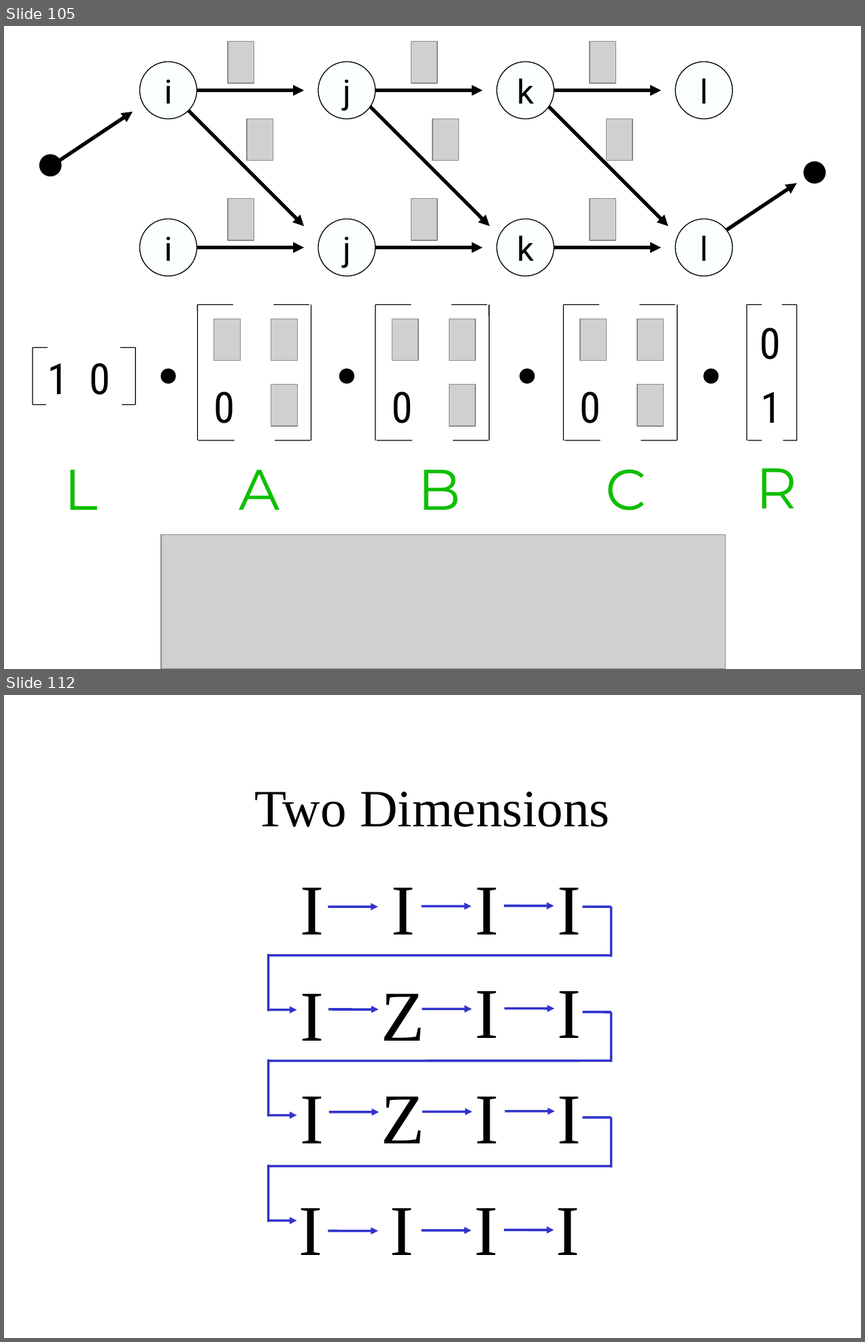
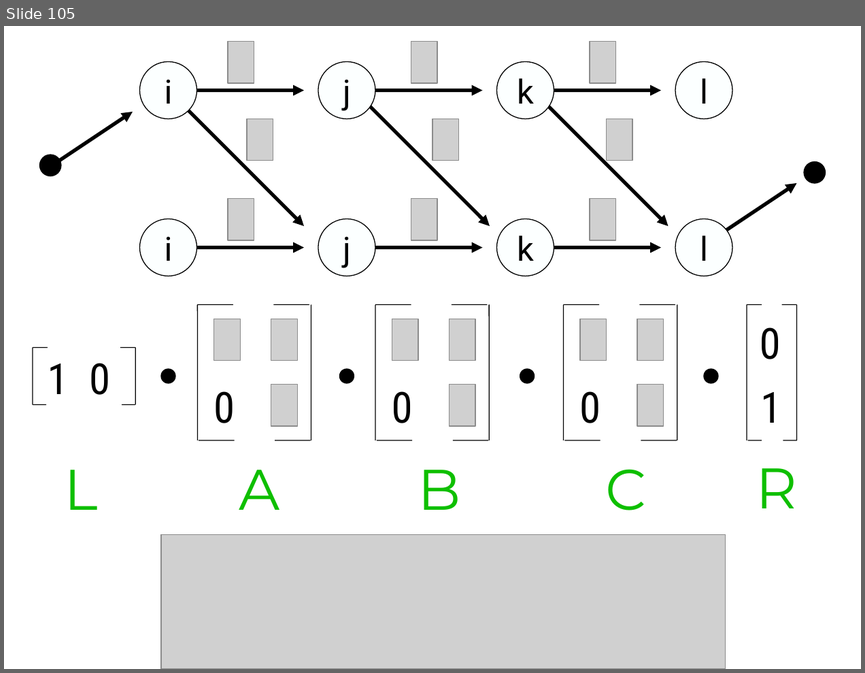
Before and after one commit to gcross/QC-Talks, a slide deck: GeneralExam/WeaponsOfMassSimulation.odp. Shown one above the other, each under a label of ours: slides 105 and 112 before the commit, slide 105 after it; the slides between them are not shown. The pictures are 865x1342 and 865x673 pixels, drawn with LibreOffice and Linux fonts; fonts in the diff are those of the drawing; grey boxes stand for pictures; background and template pictures are left out. Boxes give left, top, right and bottom in pixels: in the first picture for what was removed or moved away, otherwise in the second. Text is boxed around its words. In the diff, an @@ line names an element or a change of style, - is before the commit and + after.

```diff
--- a/GeneralExam/WeaponsOfMassSimulation.odp
+++ b/GeneralExam/WeaponsOfMassSimulation.odp
@@ slide 112 removed at (4, 695, 861, 1338), background picture (left out) @@
@@ title removed at (254, 792, 610, 827) @@
-Two Dimensions
@@ text removed at (300, 887, 324, 934) @@
-I
@@ text removed at (391, 887, 415, 934) @@
-I
@@ text removed at (475, 887, 499, 934) @@
-I
@@ text removed at (557, 887, 581, 934) @@
-I
@@ arrow removed from (328, 906) to (377, 906) @@
@@ arrow removed from (422, 906) to (471, 906) @@
@@ arrow removed from (504, 906) to (554, 906) @@
@@ text removed at (300, 994, 324, 1040) @@
-I
@@ text removed at (381, 994, 424, 1040) @@
-Z
@@ text removed at (475, 991, 499, 1038) @@
-I
@@ text removed at (557, 991, 581, 1038) @@
-I
@@ group removed at (268, 906, 611, 1011): 4 lines, 1 arrow @@
@@ arrow removed from (329, 1009) to (379, 1009) @@
@@ arrow removed from (422, 1008) to (472, 1008) @@
@@ arrow removed from (504, 1008) to (554, 1008) @@
@@ text removed at (300, 1096, 324, 1143) @@
-I
@@ text removed at (381, 1096, 424, 1143) @@
-Z
@@ text removed at (475, 1096, 499, 1143) @@
-I
@@ text removed at (557, 1096, 581, 1143) @@
-I
@@ group removed at (268, 1012, 611, 1117): 4 lines, 1 arrow @@
@@ arrow removed from (329, 1111) to (379, 1111) @@
@@ arrow removed from (422, 1111) to (472, 1111) @@
@@ arrow removed from (504, 1110) to (555, 1110) @@
@@ group removed at (268, 1117, 611, 1222): 4 lines, 1 arrow @@
@@ text removed at (299, 1208, 323, 1255) @@
-I
@@ text removed at (390, 1208, 414, 1255) @@
-I
@@ text removed at (474, 1208, 498, 1255) @@
-I
@@ text removed at (556, 1208, 580, 1255) @@
-I
@@ arrow removed from (328, 1231) to (377, 1231) @@
@@ arrow removed from (422, 1229) to (471, 1229) @@
@@ arrow removed from (504, 1229) to (554, 1229) @@
```
Also in this commit, not shown: 1 slide changed, 1 slide added, 28 other slides removed.
